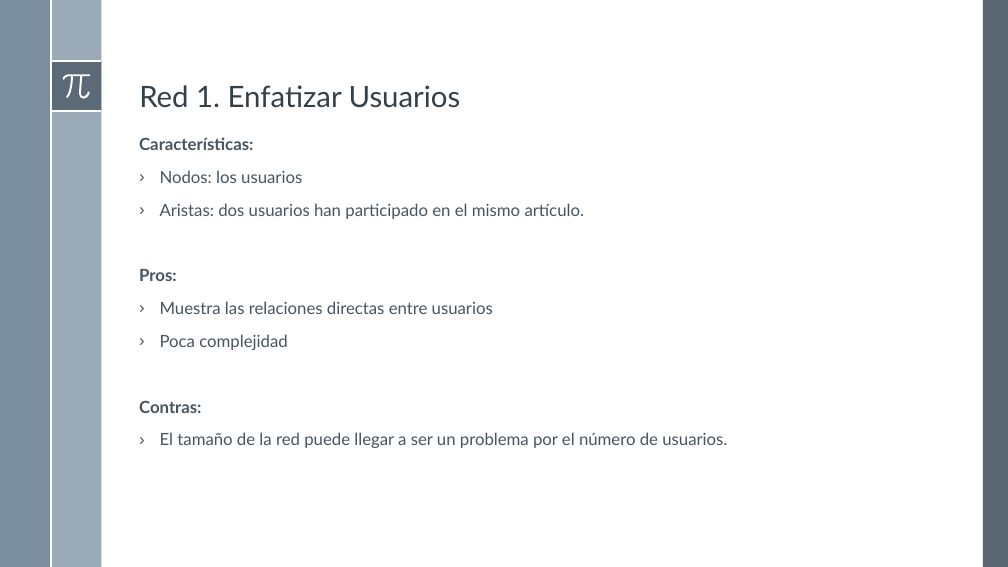
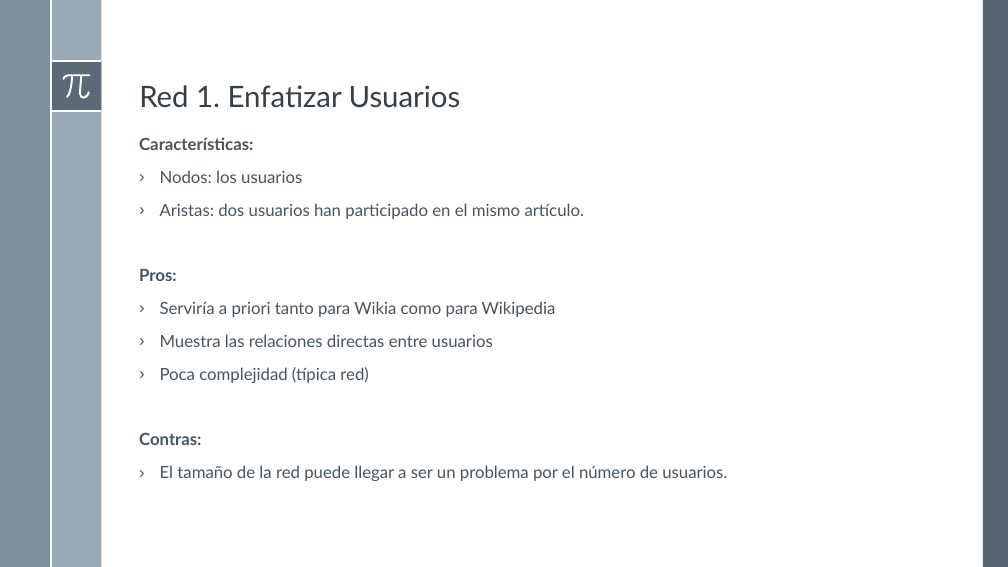
Before and after one commit to FRYoussef/TFG_Wiki, a slide deck: slide 3 of documentacion/analisis_de_redes.pptx. Drawn at 1008x567 pixels with LibreOffice and Linux fonts; fonts in the diff are those of the drawing. Boxes give left, top, right and bottom in pixels: in the first picture for what was removed or moved away, otherwise in the second. Text is boxed around its words. In the diff, an @@ line names an element or a change of style, - is before the commit and + after.

```diff
--- a/documentacion/analisis_de_redes.pptx
+++ b/documentacion/analisis_de_redes.pptx
@@ text at [160, 301, 556, 317]: paragraph added @@
+› Serviría a priori tanto para Wikia como para Wikipedia
@@ text at [160, 367, 368, 383]: text changed @@
-› Poca complejidad
+› Poca complejidad (típica red)
```
Also in this commit, not shown: 4 other slides changed, 2 slides added, 2 other files.
